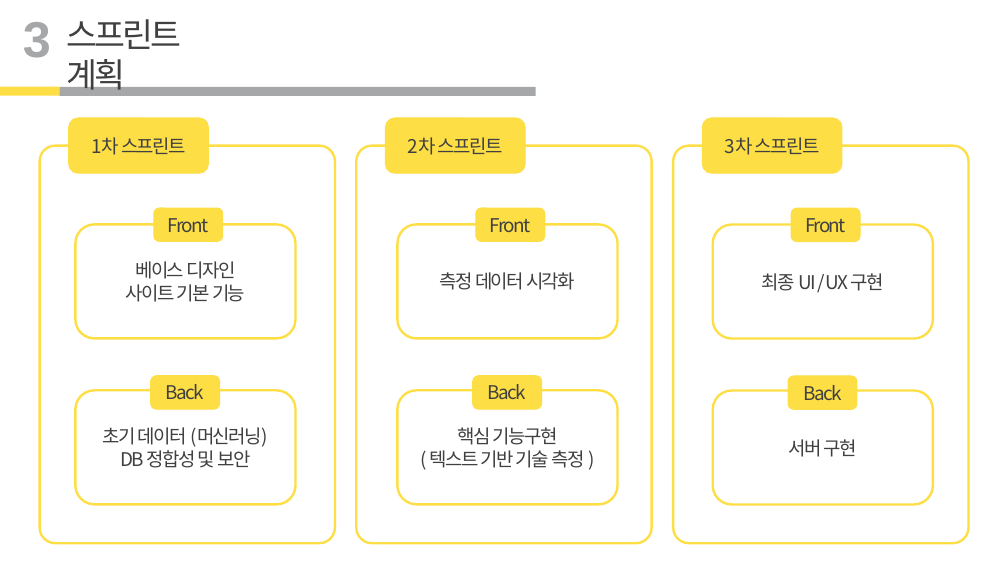
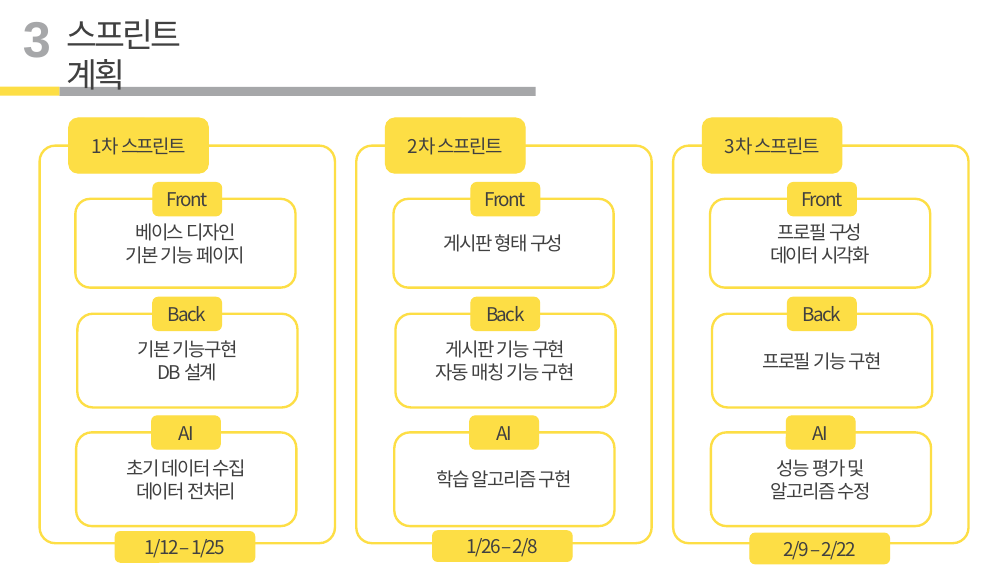
Before and after one commit to kpuce2022CD/Centum, a slide deck: slide 8 of document/진행사항 1.pptx. Drawn at 1008x567 pixels with LibreOffice and Linux fonts; fonts in the diff are those of the drawing. Boxes give left, top, right and bottom in pixels: in the first picture for what was removed or moved away, otherwise in the second. Text is boxed around its words. In the diff, an @@ line names an element or a change of style, - is before the commit and + after.

Commit message:
진행사항 1차 발표 자료 업데이트

```diff
--- a/document/진행사항 1.pptx
+++ b/document/진행사항 1.pptx
@@ rounded rectangle "베이스 디자인" resized from (x1=76, y1=225, x2=296, y2=339) to (x1=76, y1=199, x2=296, y2=287) @@
@@ rounded rectangle "Front" moved from (x1=154, y1=208, x2=223, y2=241) to (x1=153, y1=182, x2=222, y2=216) @@
@@ rounded rectangle "Front" moved from (x1=476, y1=208, x2=544, y2=241) to (x1=471, y1=182, x2=540, y2=216) @@
@@ rounded rectangle "프로필 구성" resized from (x1=398, y1=225, x2=618, y2=339) to (x1=710, y1=199, x2=930, y2=287) @@
@@ rounded rectangle "Front" moved from (x1=792, y1=208, x2=861, y2=241) to (x1=788, y1=182, x2=857, y2=216) @@
@@ rounded rectangle removed at (x1=713, y1=225, x2=933, y2=339) @@
-최종 UI / UX 구현
@@ text in rounded rectangle at (x1=770, y1=223, x2=870, y2=264): text changed @@
-측정 데이터 시각화
+프로필 구성
+데이터 시각화
@@ text in rounded rectangle at (x1=126, y1=246, x2=245, y2=264): text changed @@
-사이트 기본 기능
+기본 기능 페이지
@@ rounded rectangle "Back" moved from (x1=150, y1=376, x2=219, y2=409) to (x1=153, y1=297, x2=222, y2=330) @@
@@ rounded rectangle "Back" moved from (x1=473, y1=376, x2=541, y2=409) to (x1=471, y1=297, x2=540, y2=330) @@
@@ rounded rectangle "Back" moved from (x1=788, y1=376, x2=857, y2=409) to (x1=788, y1=297, x2=857, y2=330) @@
@@ rounded rectangle "기본 기능구현" resized from (x1=76, y1=390, x2=296, y2=504) to (x1=77, y1=314, x2=297, y2=408) @@
@@ rounded rectangle added at (x1=712, y1=314, x2=932, y2=408), outline #FDDE45 2.25 pt, 18 pt, text #404040 @@
+프로필 기능 구현
@@ text in rounded rectangle at (x1=137, y1=340, x2=238, y2=381): text changed @@
-초기 데이터 (머신러닝)
-DB 정합성 및 보안
+기본 기능구현
+DB 설계
@@ rounded rectangle added at (x1=151, y1=416, x2=220, y2=449), fill #FDDE45, outline #FDDE45 1 pt, 18 pt, text #404040 @@
+AI
@@ rounded rectangle removed at (x1=398, y1=390, x2=618, y2=504) @@
-핵심 기능구현
-( 텍스트 기반 기술 측정 )
@@ group added at (x1=394, y1=199, x2=616, y2=526): 4 rounded rectangles @@
+게시판 형태 구성
+게시판 기능 구현
+자동 매칭 기능 구현
+학습 알고리즘 구현
+AI
@@ rounded rectangle removed at (x1=713, y1=391, x2=933, y2=505) @@
-서버 구현
@@ rounded rectangle added at (x1=786, y1=416, x2=855, y2=449), fill #FDDE45, outline #FDDE45 1 pt, 18 pt, text #404040 @@
+AI
@@ rounded rectangle added at (x1=76, y1=433, x2=296, y2=526), outline #FDDE45 2.25 pt, 18 pt, text #404040 @@
+초기 데이터 수집
+데이터 전처리
@@ rounded rectangle added at (x1=711, y1=433, x2=931, y2=526), outline #FDDE45 2.25 pt, 18 pt, text #404040 @@
+성능 평가 및
+알고리즘 수정
@@ rounded rectangle added at (x1=115, y1=532, x2=255, y2=563), fill #FDDE45, outline #FDDE45 1 pt, 18 pt, text #404040 @@
+1/12 – 1/25
@@ rounded rectangle added at (x1=433, y1=531, x2=572, y2=562), fill #FDDE45, outline #FDDE45 1 pt, 18 pt, text #404040 @@
+1/26 – 2/8
@@ rounded rectangle added at (x1=750, y1=533, x2=890, y2=564), fill #FDDE45, outline #FDDE45 1 pt, 18 pt, text #404040 @@
+2/9 – 2/22
```
Also in this commit, not shown: 1 other slide changed.
